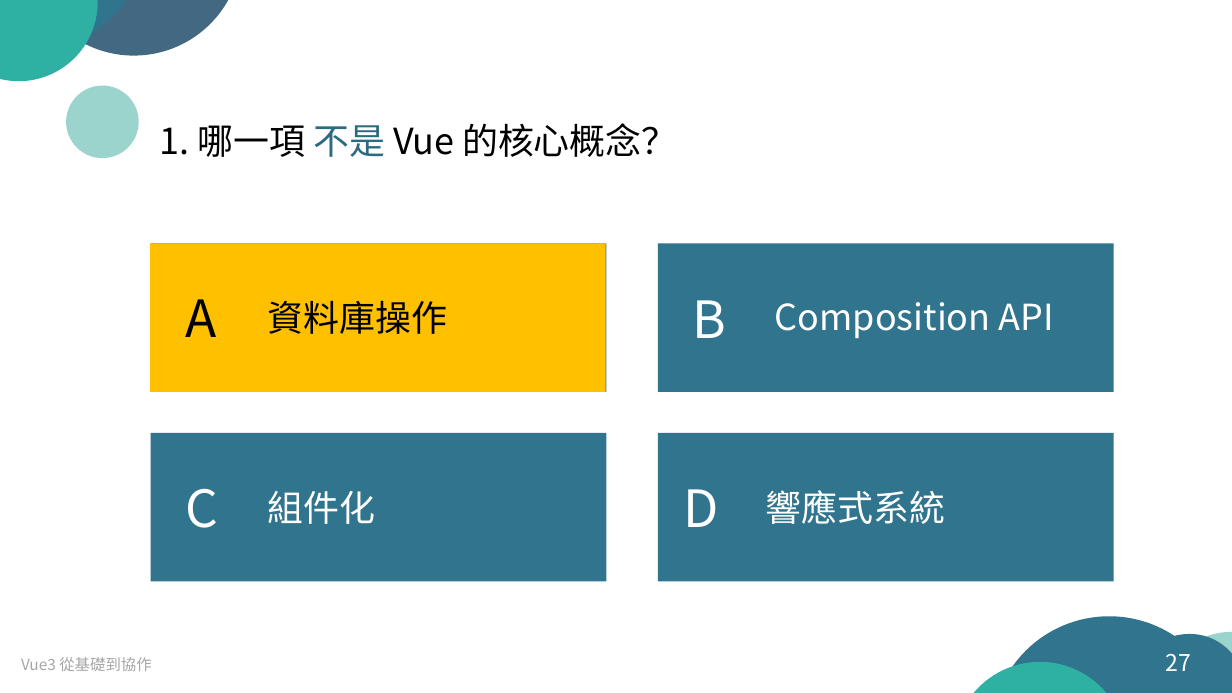
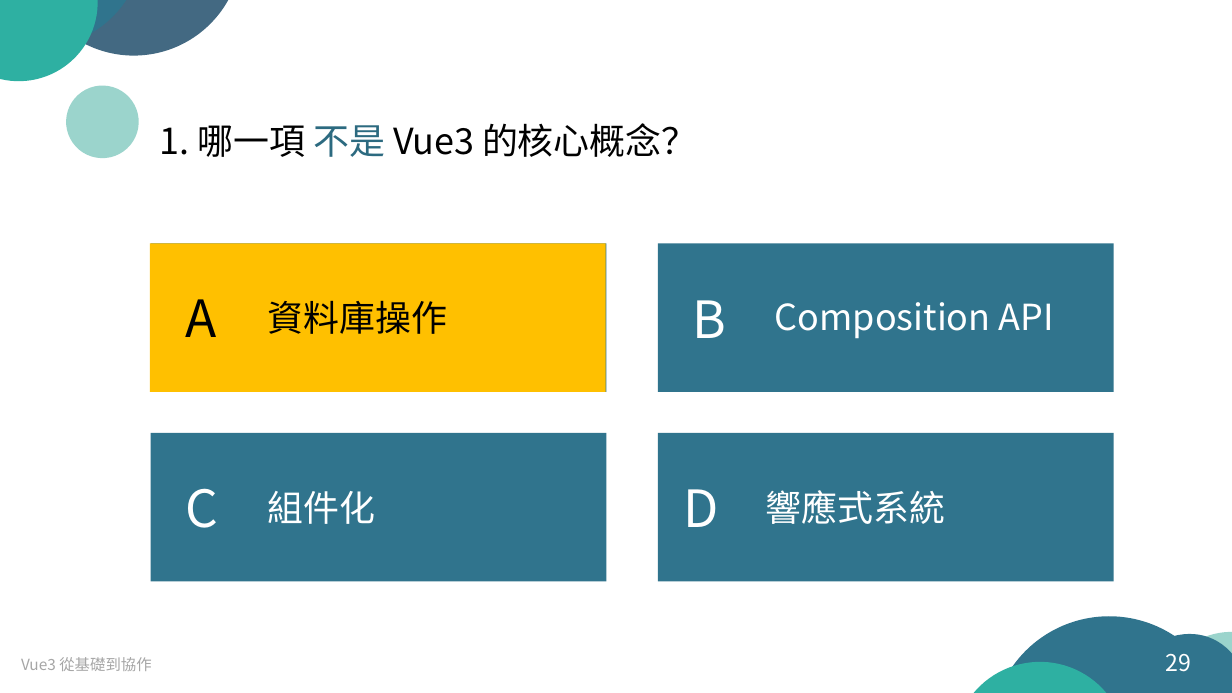
Before and after one commit to arx827/myDrive, a slide deck: slide 29 of Vue.js 從基礎到協作.pptx (slide 27 before the commit). Drawn at 1232x693 pixels with LibreOffice and Linux fonts; fonts in the diff are those of the drawing. Boxes give left, top, right and bottom in pixels: in the first picture for what was removed or moved away, otherwise in the second. Text is boxed around its words. In the diff, an @@ line names an element or a change of style, - is before the commit and + after.

```diff
--- a/Vue.js 從基礎到協作.pptx
+++ b/Vue.js 從基礎到協作.pptx
@@ text at [160,123,697,157]: text changed @@
-1. 哪一項 不是 Vue 的核心概念？
+1. 哪一項 不是 Vue3 的核心概念？
@@ page number at [1166,654,1192,672]: text changed @@
-27
+29
```
Also in this commit, not shown: 9 other slides changed, 2 slides added.
